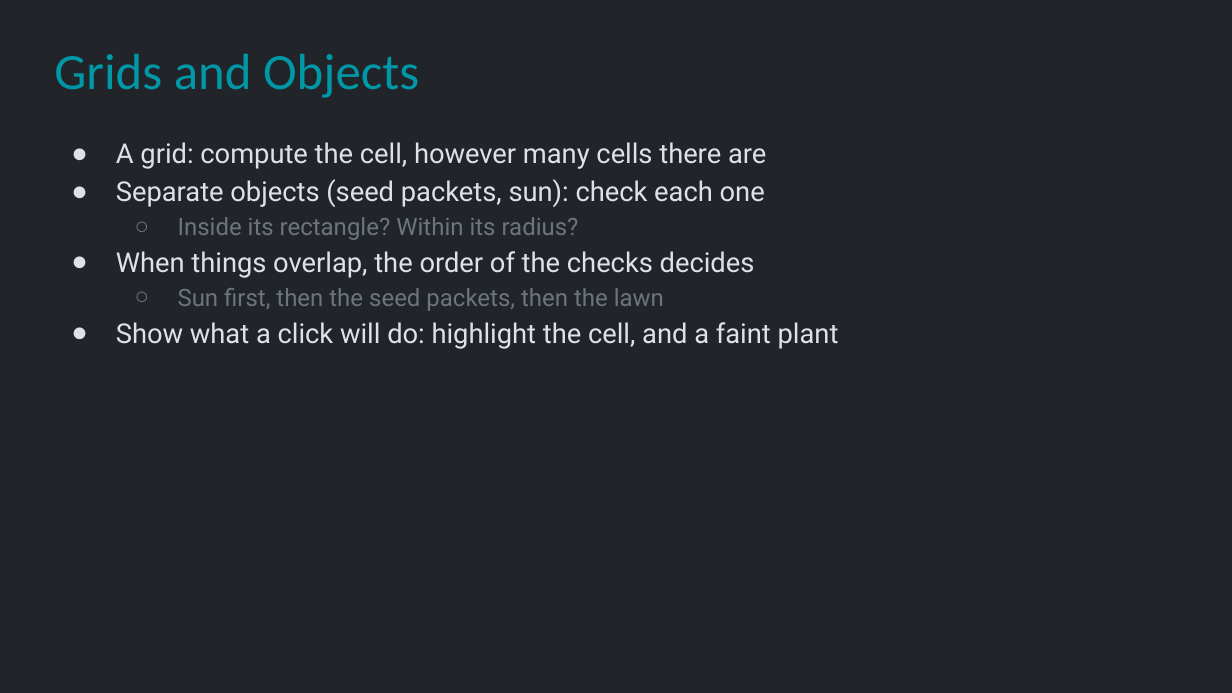
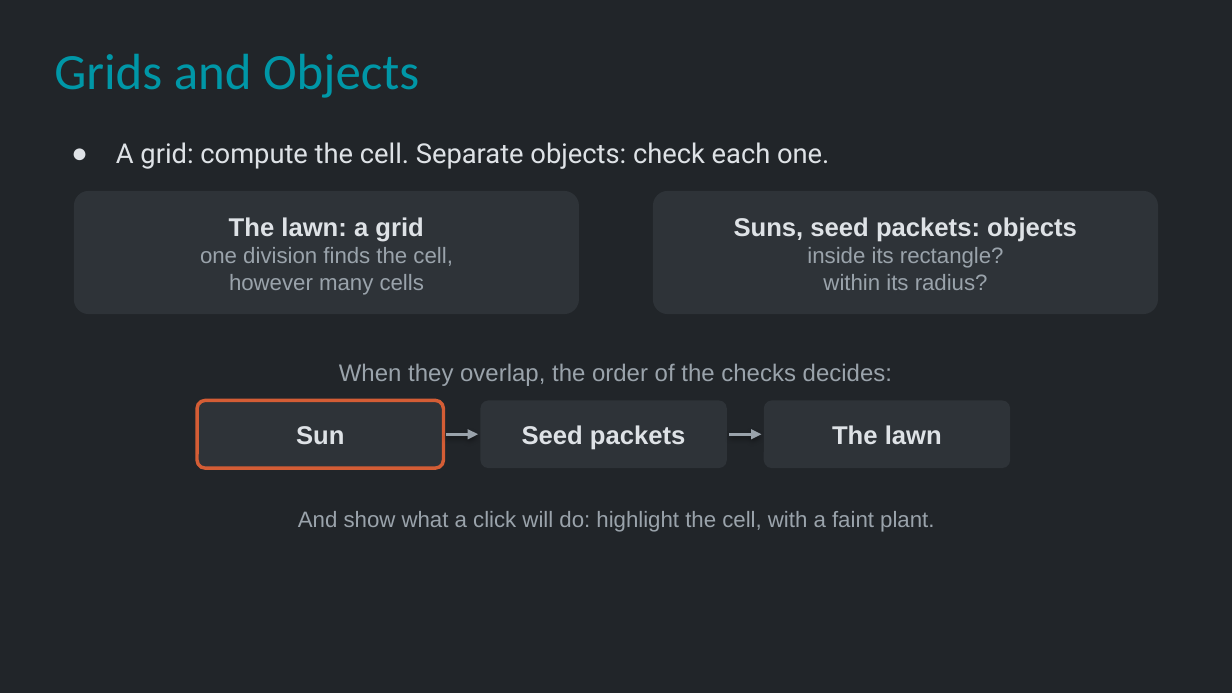
Before and after one commit to Metamate/gar, a slide deck: slide 6 of slides/09 Plants vs. Zombies.pptx. Drawn at 1232x693 pixels with LibreOffice and Linux fonts; fonts in the diff are those of the drawing. Boxes give left, top, right and bottom in pixels: in the first picture for what was removed or moved away, otherwise in the second. Text is boxed around its words. In the diff, an @@ line names an element or a change of style, - is before the commit and + after.

```diff
--- a/slides/09 Plants vs. Zombies.pptx
+++ b/slides/09 Plants vs. Zombies.pptx
@@ text at (x1=116, y1=142, x2=829, y2=169): text changed @@
-● A grid: compute the cell, however many cells there are
-● Separate objects (seed packets, sun): check each one
-  ○ Inside its rectangle? Within its radius?
-● When things overlap, the order of the checks decides
-  ○ Sun first, then the seed packets, then the lawn
-● Show what a click will do: highlight the cell, and a faint plant
+● A grid: compute the cell. Separate objects: check each one.
@@ rounded rectangle added at (x1=74, y1=191, x2=579, y2=314), fill #2E3338, 13 pt, text #9AA3AB @@
+The lawn: a grid
+one division finds the cell,
+however many cells
@@ rounded rectangle added at (x1=653, y1=191, x2=1158, y2=314), fill #2E3338, 13 pt, text #9AA3AB @@
+Suns, seed packets: objects
+inside its rectangle?
+within its radius?
@@ text added at (x1=339, y1=363, x2=892, y2=386), 14 pt, text #9AA3AB @@
+When they overlap, the order of the checks decides:
@@ rounded rectangle added at (x1=197, y1=400, x2=444, y2=468), fill #2E3338, outline #D45D35 2 pt, 15 pt, text #DEE2E6, bold @@
+Sun
@@ rounded rectangle added at (x1=480, y1=400, x2=727, y2=468), fill #2E3338, 15 pt, text #DEE2E6, bold @@
+Seed packets
@@ rounded rectangle added at (x1=764, y1=400, x2=1010, y2=468), fill #2E3338, 15 pt, text #DEE2E6, bold @@
+The lawn
@@ arrow added from (446, 434) to (478, 434), #9AA3AB 2 pt @@
@@ arrow added from (729, 434) to (761, 434), #9AA3AB 2 pt @@
@@ text added at (x1=298, y1=511, x2=934, y2=532), 13 pt, text #9AA3AB @@
+And show what a click will do: highlight the cell, with a faint plant.
```
Also in this commit, not shown: 5 other slides changed, 1 slide added.
